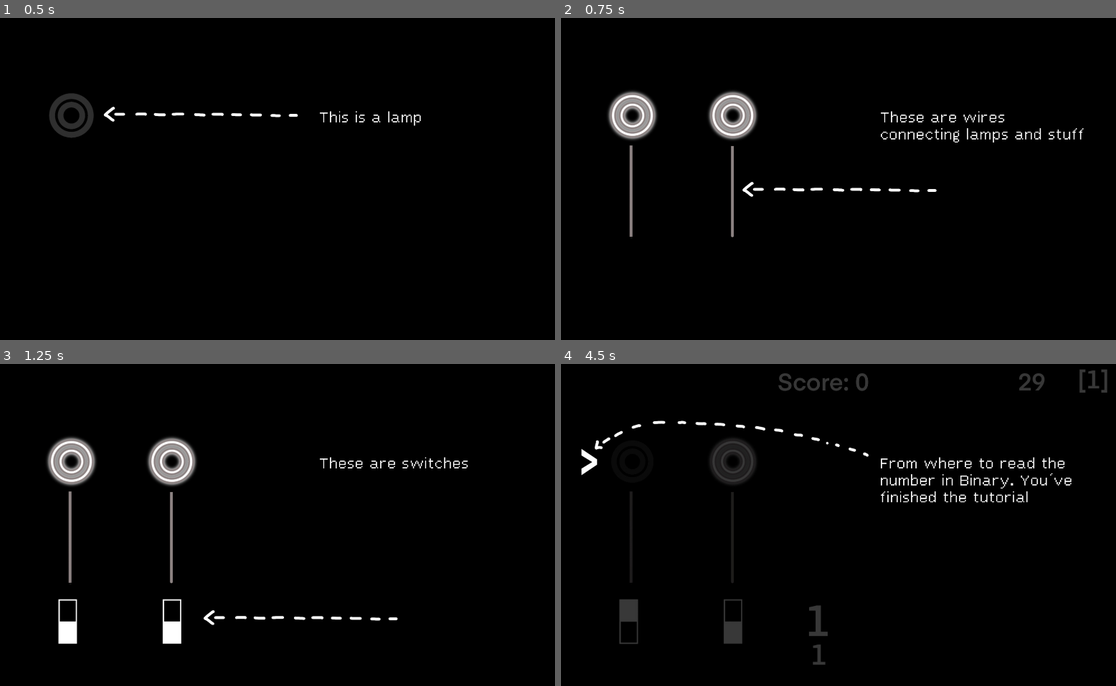
Above: before the commit, frames 1-4 (two rows, left to right).
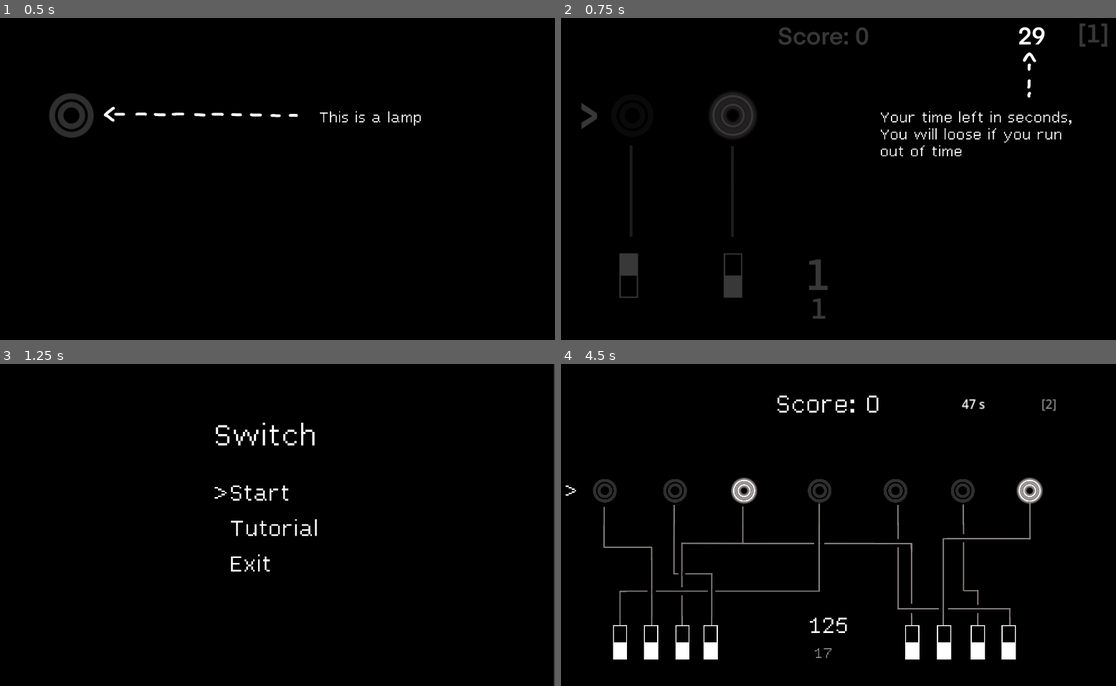
Above: after the commit, the same moments.

Repository: DragonCat4012/Switch
Game: Godot game, scene res://Scenes/Tutorial.tscn
Same seed, same stepped clock (60 frames per second), same inputs: the game is played once before the commit and once after it. This scene is started directly instead of the project's main scene.
Inputs (mouse positions are in pixels of both pictures, inside the frame that each line leads up to):
- Up to frame 1 (0.5 s): no input
- Up to frame 2 (0.75 s): tap Enter (ui_accept) at 0.5 s; move the mouse to (955, 162) at 0.52 s; hold Right (ui_right) from 0.53 s (still down); click (955, 162) at 0.67 s
- Up to frame 3 (1.25 s): keep holding Right (ui_right); tap Enter (ui_accept) at 0.77 s
- Up to frame 4 (4.5 s): tap Enter (ui_accept) at 1.25, 1.52, 2.75, 3.02, 3.5, 3.77, 4.25 s; move the mouse to (716, 541) at 1.27 s; release Right (ui_right) at 1.28 s; hold Down (ui_down) 1.28-2.03 s; click (716, 541) at 1.42 s; move the mouse to (888, 454) at 2.02 s; hold Right (ui_right) 2.03-2.78 s; click (888, 454) at 2.17 s; move the mouse to (799, 589) at 2.77 s; hold Up (ui_up) 2.78-3.53 s; click (799, 589) at 2.92 s; move the mouse to (999, 573) at 3.52 s; hold Left (ui_left) from 3.53 s (still down); click (999, 573) at 3.67 s; move the mouse to (655, 476) at 4.27 s; click (655, 476) at 4.42 s

Frame 1 is identical in both runs. In frame 2, 5.3% of the frame differs, in the area x 3-99%, y 1-94%; in frame 3, 4.7%; in frame 4, 8.5%, in the area x 0-99%, y 1-94%.

Commit message:
add touch to tuorial, todo: wiat between touches qwq

Diff:
--- a/Scenes/Tutorial.gd
+++ b/Scenes/Tutorial.gd
@@ -2,7 +2,7 @@
 
 @onready var textField = $ColorRect/Label
 @onready var picture = $ColorRect/Sprite2D
-
+@onready var e = $ColorRect
 var imgCount = 11
 var currentIndex = 0
 var texts =  ["This is a lamp", "This is an active lamp", "These are wires connecting lamps and stuff",
@@ -13,6 +13,15 @@
 func _ready():
 	textField.text = texts[0]
 	picture.texture = load("res://Sprites/Tutorial/t_0.JPG")
+
+func _input(event): # Handle Touch Inut
+	var globalRect = e.get_global_rect()
+
+	if globalRect.has_point(get_global_mouse_position()):
+		if globalRect.size.y > 1920/2:
+			nextImg()
+		else:
+			beforeImage()
 
 func _process(delta):
 	if Input.is_action_just_pressed("ui_accept"):
